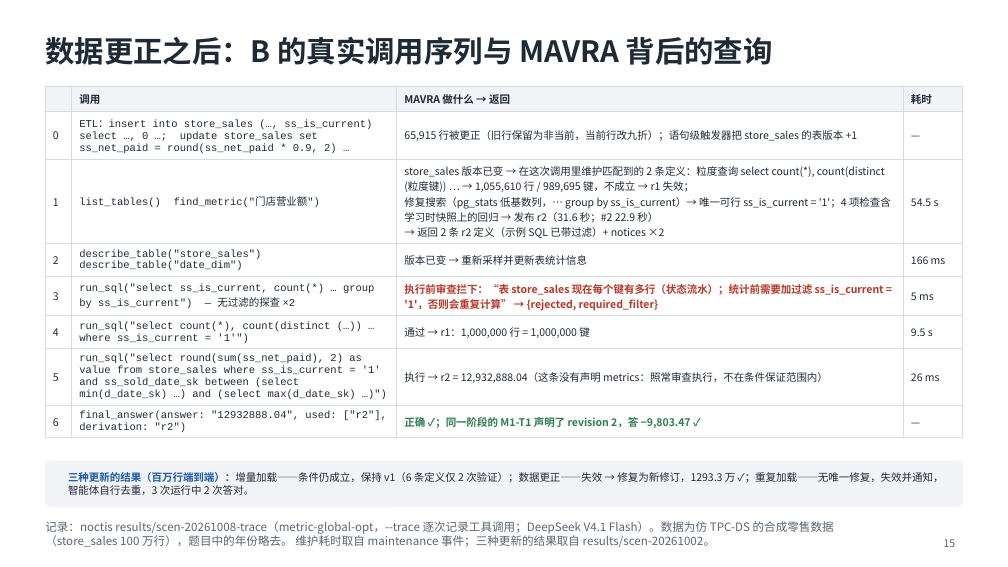
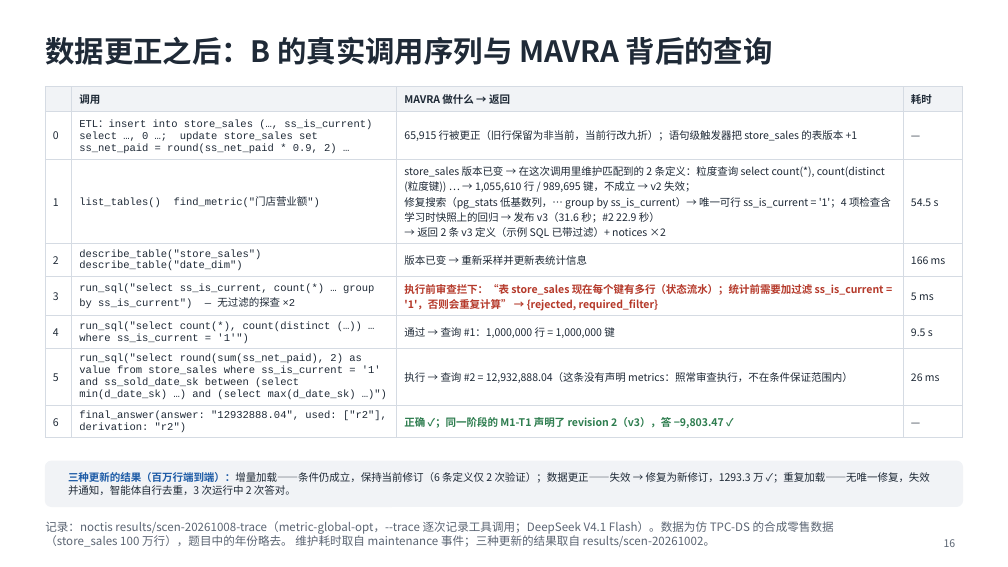
Before and after one commit to mmmttt000045/agent4db-adapter, a slide deck: slide 16 of docs/mavra-system.pptx (slide 15 before the commit). Drawn at 1008x567 pixels with LibreOffice and Linux fonts; fonts in the diff are those of the drawing. Boxes give left, top, right and bottom in pixels: in the first picture for what was removed or moved away, otherwise in the second. Text is boxed around its words. In the diff, an @@ line names an element or a change of style, - is before the commit and + after.

```diff
--- a/docs/mavra-system.pptx
+++ b/docs/mavra-system.pptx
@@ table at (x1=45, y1=87, x2=963, y2=436) @@
-row 3, column 3: store_sales 版本已变 → 在这次调用里维护匹配到的 2 条定义：粒度查询 select count(*), count(distinct (粒度键)) … → 1,055,610 行 / 989,695 键，不成立 → r1 失效； / 修复搜索（pg_stats 低基数列，… group by ss_is_current）→ 唯一可行 ss_is_current = '1'；4 项检查含学习时快照上的回归 → 发布 r2（31.6 秒；#2 22.9 秒） / → 返回 2 条 r2 定义（示例 SQL 已带过滤）+ notices ×2
+row 3, column 3: store_sales 版本已变 → 在这次调用里维护匹配到的 2 条定义：粒度查询 select count(*), count(distinct (粒度键)) … → 1,055,610 行 / 989,695 键，不成立 → v2 失效； / 修复搜索（pg_stats 低基数列，… group by ss_is_current）→ 唯一可行 ss_is_current = '1'；4 项检查含学习时快照上的回归 → 发布 v3（31.6 秒；#2 22.9 秒） / → 返回 2 条 v3 定义（示例 SQL 已带过滤）+ notices ×2
-row 6, column 3: 通过 → r1：1,000,000 行 = 1,000,000 键
+row 6, column 3: 通过 → 查询 #1：1,000,000 行 = 1,000,000 键
-row 7, column 3: 执行 → r2 = 12,932,888.04（这条没有声明 metrics：照常审查执行，不在条件保证范围内）
+row 7, column 3: 执行 → 查询 #2 = 12,932,888.04（这条没有声明 metrics：照常审查执行，不在条件保证范围内）
-row 8, column 3: 正确 ✓；同一阶段的 M1-T1 声明了 revision 2，答 −9,803.47 ✓
+row 8, column 3: 正确 ✓；同一阶段的 M1-T1 声明了 revision 2（v3），答 −9,803.47 ✓
@@ text at (x1=68, y1=472, x2=930, y2=495): text changed @@
-三种更新的结果（百万行端到端）：增量加载——条件仍成立，保持 v1（6 条定义仅 2 次验证）；数据更正——失效 → 修复为新修订，1293.3 万 ✓；重复加载——无唯一修复，失效并通知，智能体自行去重，3 次运行中 2 次答对。
+三种更新的结果（百万行端到端）：增量加载——条件仍成立，保持当前修订（6 条定义仅 2 次验证）；数据更正——失效 → 修复为新修订，1293.3 万 ✓；重复加载——无唯一修复，失效并通知，智能体自行去重，3 次运行中 2 次答对。
@@ page number at (x1=944, y1=539, x2=956, y2=547): text changed @@
-15
+16
```
Also in this commit, not shown: 7 other slides changed, 7 other files.
